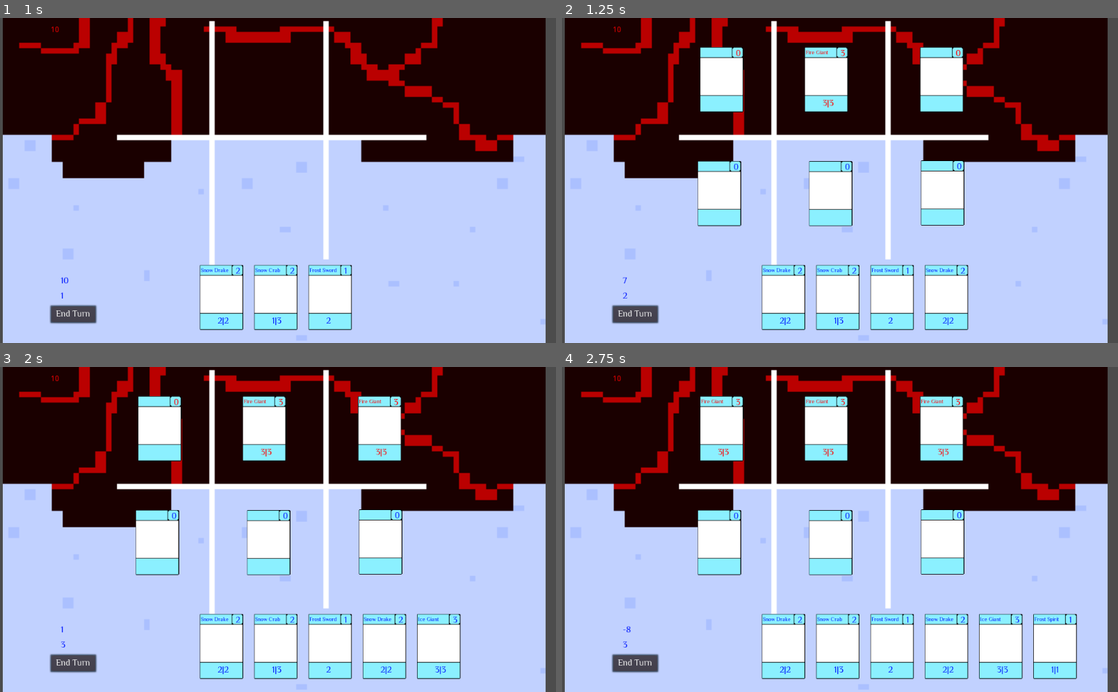
Above: before the commit, frames 1-4 (two rows, left to right).
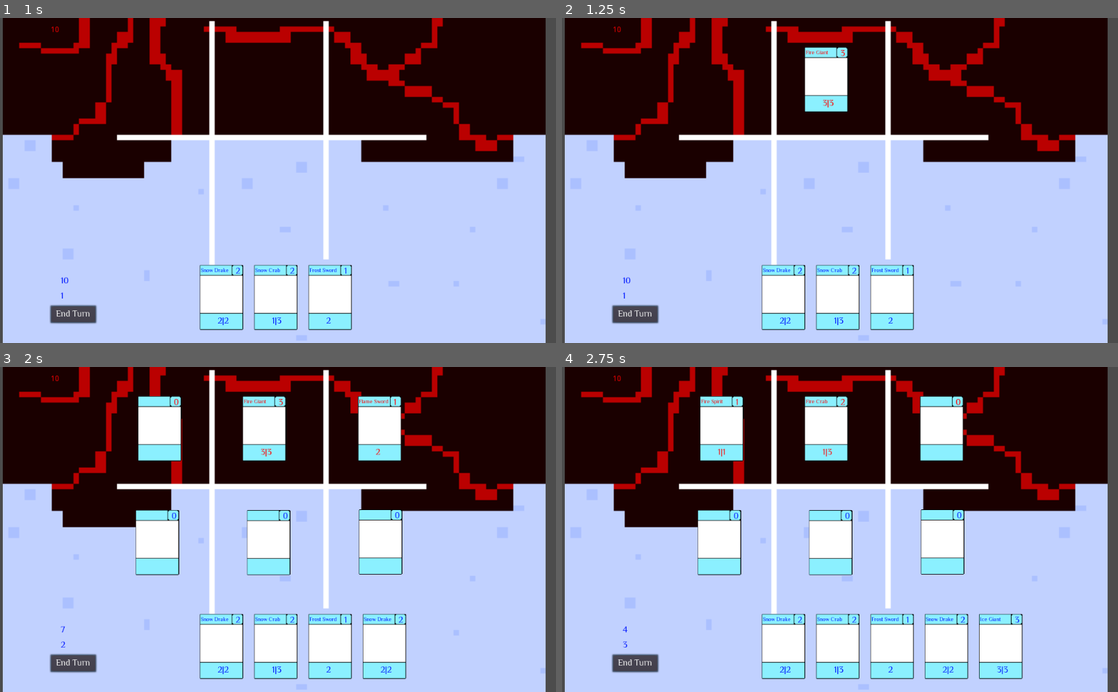
Above: after the commit, the same moments.

Repository: the-alex-g/Frost
Game: Godot game, scene res://Battlefield/Main.tscn
Same seed, same stepped clock (60 frames per second), same inputs: the game is played once before the commit and once after it.
Inputs:
- Up to frame 1 (1 s): click "End Turn" at 0.5 s
- Up to frame 2 (1.25 s): no input
- Up to frame 3 (2 s): click "End Turn" at 1.25 s
- Up to frame 4 (2.75 s): click "End Turn" at 2 s

Frame 1 is identical in both runs. In frame 2, 9.4% of the frame differs, in the area x 10-74%, y 8-97%; in frame 3, 1.7%; in frame 4, 1.8%.

Commit message:
Add enemy having infinite cards

Diff:
--- a/Project/Battlefield/Battlefield.gd
+++ b/Project/Battlefield/Battlefield.gd
@@ -10,6 +10,7 @@
 signal pressed
 signal damage_done_to_player(damage)
 signal damage_done_to_enemy(damage)
+signal cards_died(number)
 signal player_turn
 
 func _on_CardOnField_selected():
@@ -46,30 +47,35 @@
 		card3.generate_text()
 
 func _on_Main_attack():
+	var enemy_died:int = 0
 	card1.health -= enemy1.damage
 	enemy1.health -= card1.damage
 	if card1.health <= 0:
 		card1.reset()
 	if enemy1.health <= 0:
 		enemy1.reset()
+		enemy_died +=1
 	card2.health -= enemy2.damage
 	enemy2.health -= card2.damage
 	if card2.health <= 0:
 		card2.reset()
 	if enemy2.health <= 0:
 		enemy2.reset()
+		enemy_died += 1
 	card3.health -= enemy3.damage
 	enemy3.health -= card3.damage
 	if card3.health <= 0:
 		card3.reset()
 	if enemy3.health <= 0:
 		enemy3.reset()
+		enemy_died += 1
 	enemy1.generate_text()
 	enemy2.generate_text()
 	enemy3.generate_text()
 	card1.generate_text()
 	card2.generate_text()
 	card3.generate_text()
+	emit_signal("cards_died", enemy_died)
 	var enemydamage = (card1.damage+card2.damage+card3.damage)-(enemy1.health+enemy2.health+enemy3.health)
 	if enemydamage > 0:
 		emit_signal("damage_done_to_enemy", enemydamage)
--- a/Project/Battlefield/Main.gd
+++ b/Project/Battlefield/Main.gd
@@ -11,6 +11,7 @@
 signal player_turn
 signal enemy_played(card)
 signal enemy_turn
+signal cards_died(number)
 
 func _on_Player_selected(card, index2):
 	selected = card
@@ -20,6 +21,7 @@
 	if not selected.empty():
 		emit_signal("selected_card", selected)
 		emit_signal("used", index)
+		selected = {}
 
 func _on_Player_next_pressed():
 	emit_signal("enemy_turn")
@@ -38,3 +40,6 @@
 
 func _on_Battlefield_player_turn():
 	emit_signal("player_turn")
+
+func _on_Battlefield_cards_died(number):
+	emit_signal("cards_died", number)
--- a/Project/Battlefield/Main.tscn
+++ b/Project/Battlefield/Main.tscn
@@ -14,6 +14,7 @@
 
 [node name="Enemy" parent="." instance=ExtResource( 4 )]
 [connection signal="attack" from="." to="Battlefield" method="_on_Main_attack"]
+[connection signal="cards_died" from="." to="Enemy" method="_on_Main_cards_died"]
 [connection signal="damage_done_to_enemy" from="." to="Enemy" method="_on_Main_damage_done_to_enemy"]
 [connection signal="damage_done_to_player" from="." to="Player" method="_on_Main_damage_done_to_player"]
 [connection signal="enemy_played" from="." to="Battlefield" method="_on_Main_enemy_played"]
@@ -21,6 +22,7 @@
 [connection signal="player_turn" from="." to="Player" method="new_turn"]
 [connection signal="selected_card" from="." to="Battlefield" method="_on_Main_selected_card"]
 [connection signal="used" from="." to="Player" method="_on_Main_used"]
+[connection signal="cards_died" from="Battlefield" to="." method="_on_Battlefield_cards_died"]
 [connection signal="damage_done_to_enemy" from="Battlefield" to="." method="_on_Battlefield_damage_done_to_enemy"]
 [connection signal="damage_done_to_player" from="Battlefield" to="." method="_on_Battlefield_damage_done_to_player"]
 [connection signal="player_turn" from="Battlefield" to="." method="_on_Battlefield_player_turn"]
--- a/Project/Enemy/Enemy.gd
+++ b/Project/Enemy/Enemy.gd
@@ -43,8 +43,10 @@
 			twocost.append(item)
 		elif item["cost"] == 3:
 			threecost.append(item)
-	if mana == 1 and onecost.size() > 0:
-		play1()
+	print(str(mana))
+	if mana == 1:
+		if onecost.size() > 0:
+			play1()
 	elif mana == 2:
 		if twocost.size() > 0 and total <= 2:
 			play2()
@@ -73,6 +75,7 @@
 				play1()
 				play1()
 				play1()
+	yield(get_tree().create_timer(0.5), "timeout")
 	emit_signal("turn_over")
 
 func play1():
@@ -80,6 +83,7 @@
 	var card = int(round(rand_range(0, onecost.size()-1)))
 	var played = cards_in_hand[card]
 	onecost.remove(card)
+	cards_in_hand.erase(cards_in_hand[card])
 	emit_signal("played", played)
 	total += 1
 
@@ -88,6 +92,7 @@
 	var card = int(round(rand_range(0, twocost.size()-1)))
 	var played = cards_in_hand[card]
 	twocost.remove(card)
+	cards_in_hand.erase(cards_in_hand[card])
 	emit_signal("played", played)
 	total += 1
 
@@ -96,6 +101,7 @@
 	var card = int(round(rand_range(0,threecost.size()-1)))
 	var played = cards_in_hand[card]
 	threecost.remove(card)
+	cards_in_hand.erase(cards_in_hand[card])
 	emit_signal("played", played)
 	total += 1
 
@@ -117,3 +123,6 @@
 
 func _on_Main_enemy_turn():
 	take_turn()
+
+func _on_Main_cards_died(number):
+	total -= number
